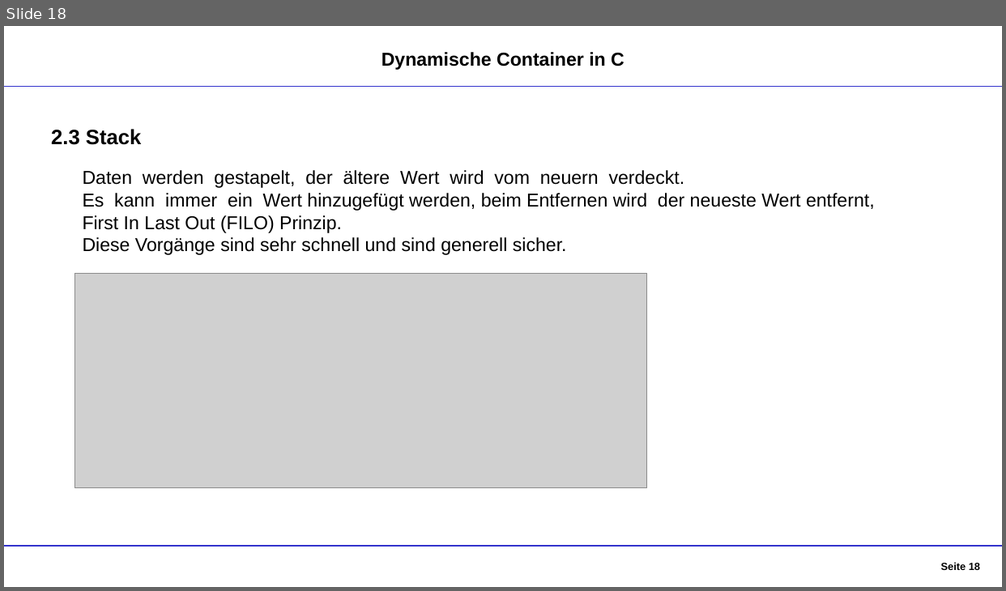
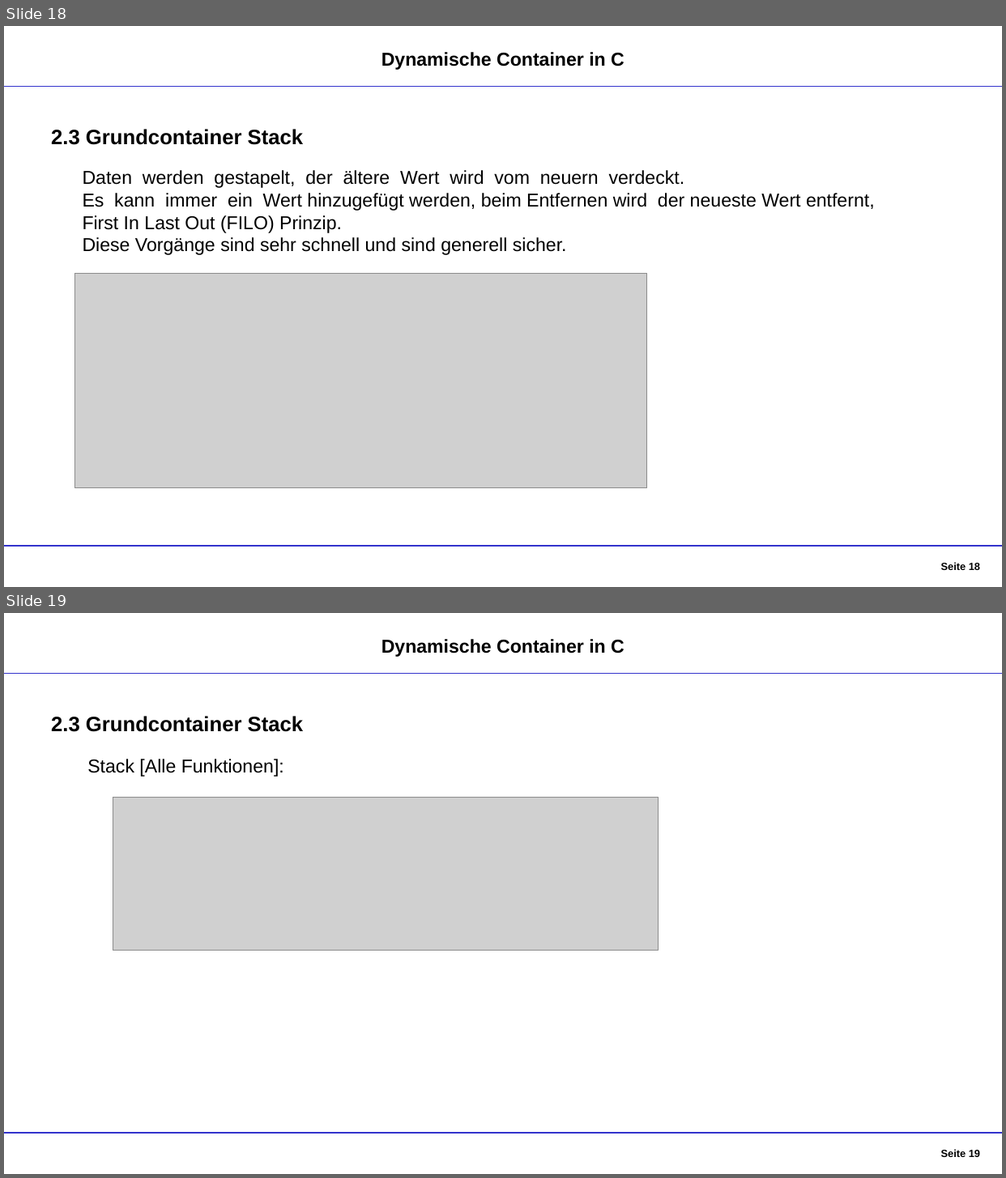
Before and after one commit to DennisGoss99/InPr_DynamicCollections, a slide deck: Dokumentation/Container - Präsentation.pptx. Shown one above the other, each under a label of ours: slide 18 before the commit, slides 18 and 19 after it. The pictures are 1006x591 and 1006x1178 pixels, drawn with LibreOffice and Linux fonts; fonts in the diff are those of the drawing; grey boxes stand for pictures. Boxes give left, top, right and bottom in pixels: in the first picture for what was removed or moved away, otherwise in the second. Text is boxed around its words. In the diff, an @@ line names an element or a change of style, - is before the commit and + after.

```diff
--- a/Dokumentation/Container - Präsentation.pptx
+++ b/Dokumentation/Container - Präsentation.pptx
@@ slide 19 added at (4, 613, 1002, 1174), background #FFFFFF @@
@@ text added at (381, 639, 624, 657), 18 pt, text #000000, bold @@
+Dynamische Container in C
@@ line added from (4, 674) to (1002, 674), #3333CC 1.25 pt @@
@@ text added at (51, 716, 304, 732), 20 pt, text #000000, bold @@
+2.3 Grundcontainer Stack
@@ text added at (87, 759, 284, 777), 18 pt, text #000000 @@
+Stack [Alle Funktionen]:
@@ picture added at (113, 797, 658, 950) @@
@@ line added from (4, 1133) to (1002, 1133), #3333CC 1.25 pt @@
@@ page number added at (941, 1149, 980, 1157), 10 pt, text #000000, bold @@
+Seite 19
@@ slide 18 changed as well @@
@@ text at (51, 129, 304, 145): text changed @@
-2.3 Stack
+2.3 Grundcontainer Stack
```
Also in this commit, not shown: 22 other slides changed, 3 other slides added, 1 slide removed.
